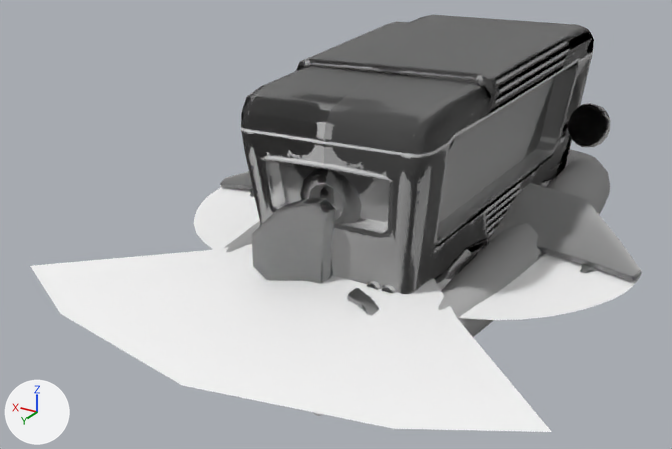
Before and after pictures for a commit that changed the FBX model Assets/2.Model/BSJ-World/Van_Mesh.fbx.
The view is the same before and after, from a 50 mm camera at (-0.23366, 0.03598, 0.01287) aimed at (-0.22087, 0.01467, 0.00221). Every picture has the same lights, and +X, +Y and +Z are marked at lower left. Where no turn or scale is listed for an object, it has been applied to the vertices.

In view in the first picture: 'Van_Mesh', 'Wake01', 'Wing_Wind_01', 'Wing_Wind_01 (1)', 'm_map_vaninflatable_01', 'm_map_vanjetengine_01', 'm_map_vanpropeller_01', 'm_map_vanwing_01', 'm_map_vanwing_02'.
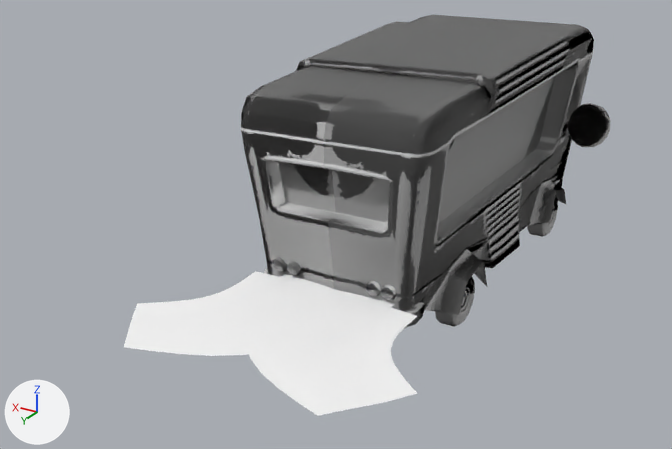
Location of each change, [x1, y1, x2, y2] in pixels of the pictures (672 x 449 px):
'Wake01', rescaled (not visible afterwards): before [30, 244, 551, 432]
'm_map_vaninflatable_01', rescaled (not visible afterwards): before [224, 149, 610, 337]
'm_map_vanwing_02', turned, rescaled (not visible afterwards): before [484, 183, 642, 282]
'm_map_vanpropeller_01', turned, rescaled (not visible afterwards): before [252, 198, 379, 316]
'Wing_Wind_01 (1)', turned, rescaled (not visible afterwards): before [437, 256, 642, 320]
'Wing_Wind_01', turned, rescaled (not visible afterwards): before [194, 187, 260, 249]
'm_map_vanjetengine_01', moved, rescaled (not visible afterwards): before [300, 169, 449, 224]
'm_map_vanwing_01', turned, rescaled (not visible afterwards): before [220, 171, 255, 197]
'Wake01(old)', unchanged, uncovered by the edit: before [313, 412, 324, 416]; after [245, 274, 418, 416]
'Wake02(old)', unchanged, uncovered by the edit: after [124, 271, 395, 356]

The change, as a list of edits to the scene's bpy script:
```text
Change ob_m_map_vanwing_02:
    ob_m_map_vanwing_02.rotation_euler: (0.0, 0.0, 0.0) -> (0.0, -1.571, 0.0)  # degrees (0, 0, 0) -> degrees (0, -90, 0)
    ob_m_map_vanwing_02.scale: (1.0, 1.0, 1.0) -> (0.1, 0.1, 0.1)
Change ob_m_map_vanpropeller_01:
    ob_m_map_vanpropeller_01.rotation_euler: (0.0, 0.0, 0.0) -> (0.0, 0.0, -1.571)  # degrees (0, 0, 0) -> degrees (0, 0, -90)
    ob_m_map_vanpropeller_01.scale: (1.0, 1.0, 1.0) -> (0.1, 0.1, 0.1)
Change ob_m_map_vaninflatable_01:
    ob_m_map_vaninflatable_01.scale: (1.0, 1.0, 1.0) -> (0.5, 0.5, 0.5)
Change ob_m_map_vanjetengine_01:
    ob_m_map_vanjetengine_01.location: (0.0, 0.617, 0.0) -> (0.192, 0.617, 0.0)
    ob_m_map_vanjetengine_01.scale: (1.0, 1.0, 1.0) -> (0.1, 0.1, 0.1)
Change ob_m_map_vanwing_01:
    ob_m_map_vanwing_01.rotation_euler: (0.0, 0.0, 0.0) -> (0.0, 1.571, 0.0)  # degrees (0, 0, 0) -> degrees (0, 90, 0)
    ob_m_map_vanwing_01.scale: (1.0, 1.0, 1.0) -> (0.1, 0.1, 0.1)
Change ob_wake01:
    ob_wake01.scale: (1.5, 1.5, 1.5) -> (0.1, 0.1, 0.1)
```
